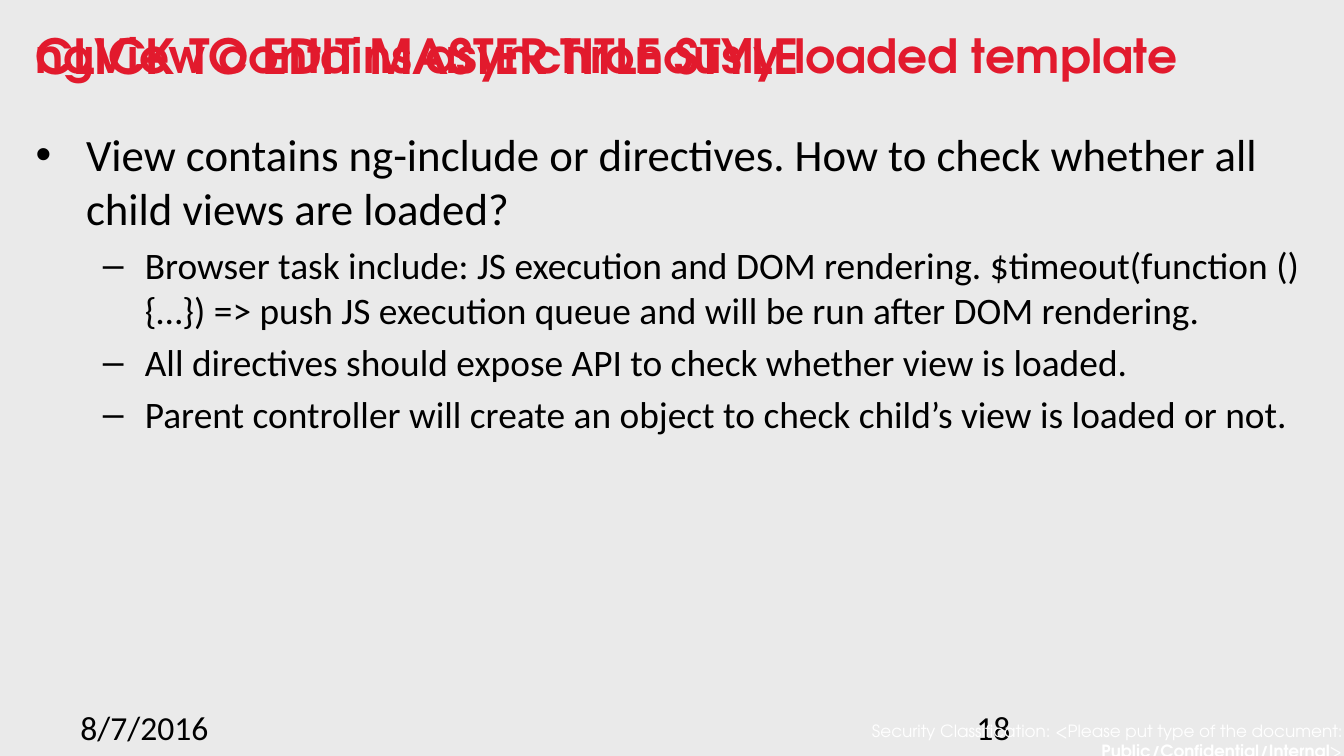
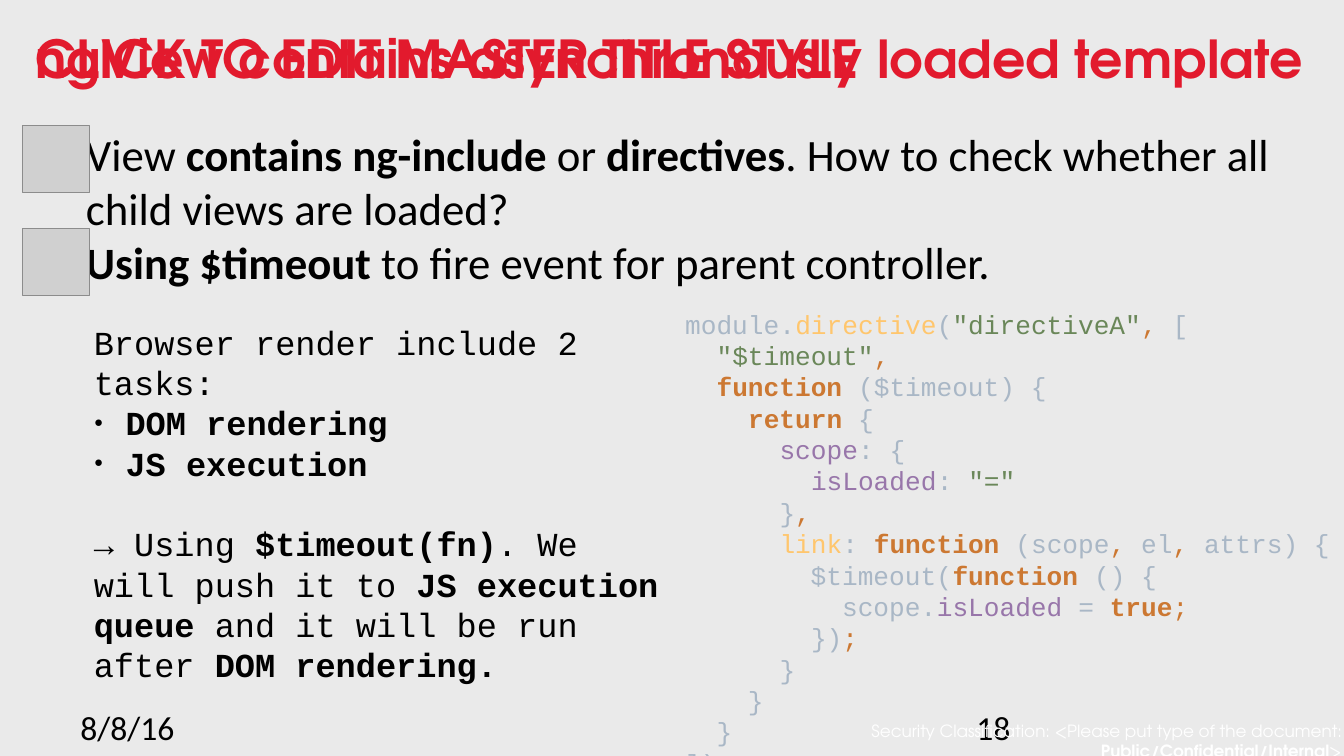
Before and after one commit to nnsan/angular_best_practice, a slide deck: slide 18 of Angular best practice.pptx. Drawn at 1344x756 pixels with LibreOffice and Linux fonts; fonts in the diff are those of the drawing; grey boxes stand for pictures; background and template pictures are left out. Boxes give left, top, right and bottom in pixels: in the first picture for what was removed or moved away, otherwise in the second. Text is boxed around its words. In the diff, an @@ line names an element or a change of style, - is before the commit and + after.

Commit message:
Finish presentation

```diff
--- a/Angular best practice.pptx
+++ b/Angular best practice.pptx
@@ text "CLICK TO EDIT MASTER TITLE ..." at [36,38,858,90]: size 25.9 to 28 pt @@
@@ text "ngView contains asynchronously loaded template" at [36,38,1303,90]: size 25.2 to 28 pt @@
@@ picture added at [23,126,90,194] @@
@@ text at [86,134,1269,237]: bold on in "contains ng-include directives."; indent changed; less space between paragraphs @@
@@ picture added at [23,228,90,296] @@
@@ text at [86,242,990,291]: text changed; size 20 to 24 pt @@
-  – Browser task include: JS execution and DOM rendering. $timeout(function () {…}) => push JS execution queue and will be run after DOM rendering.
-  – All directives should expose API to check whether view is loaded.
-  – Parent controller will create an object to check child’s view is loaded or not.
+• Using $timeout to fire event for parent controller.
@@ text added at [685,315,1298,621], 14 pt, text #A9B7C6 @@
+module.directive("directiveA", [
+"$timeout",
+function ($timeout) {
+return {
+scope: {
+isLoaded: "="
+},
+link: function (scope, el, attrs) {
+$timeout(function () {
+scope.isLoaded = true;
+});
+}
+}
+}
+]);
@@ text added at [94,330,658,684], 18 pt, text #000000 @@
+Browser render include 2 tasks:
+● DOM rendering
+● JS execution
+→ Using $timeout(fn). We will push it to JS execution queue and it will be run after DOM rendering.
@@ text at [80,716,174,742]: text changed @@
-8/7/2016
+8/8/16
```
Also in this commit, not shown: 19 other slides changed, 1 other file.
